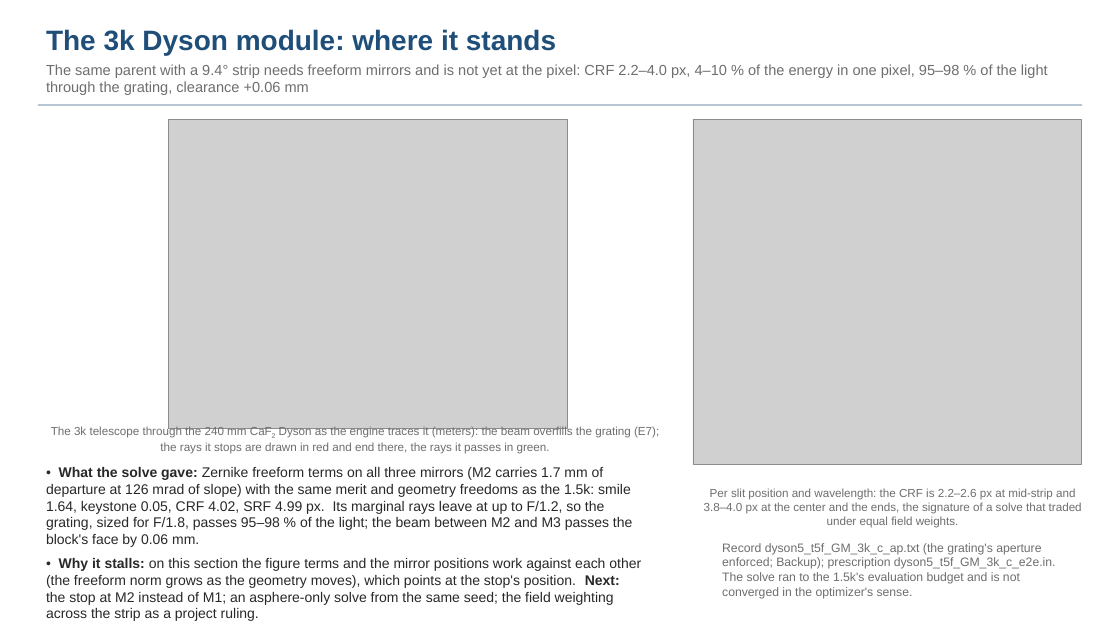
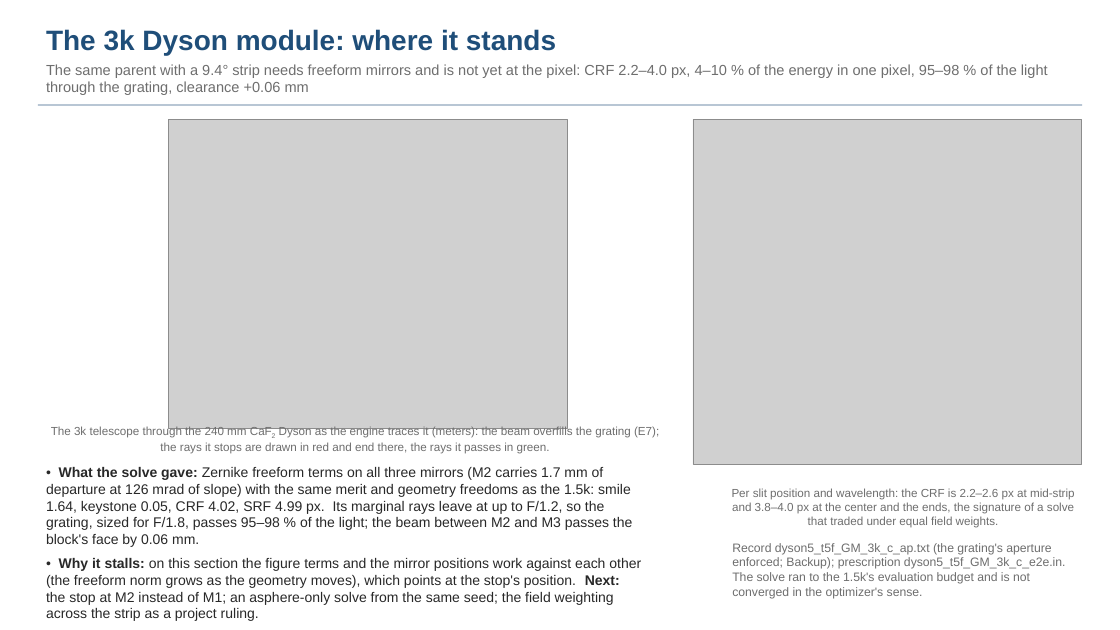
Before and after one commit to nasa-jpl/macos, a slide deck: slide 12 of demo_session/deck_dyson_record.pptx. Drawn at 1120x630 pixels with LibreOffice and Linux fonts; fonts in the diff are those of the drawing; grey boxes stand for pictures. Boxes give left, top, right and bottom in pixels: in the first picture for what was removed or moved away, otherwise in the second. Text is boxed around its words. In the diff, an @@ line names an element or a change of style, - is before the commit and + after.

```diff
--- a/demo_session/deck_dyson_record.pptx
+++ b/demo_session/deck_dyson_record.pptx
@@ text "Per slit position and wavelength: ..." rewrapped from [704, 488, 1082, 528] to [732, 488, 1075, 528] @@
@@ text "Record dyson5_t5f_GM_3k_c_ap.txt (the grating's aperture ...": place and size @@
-text "Record dyson5_t5f_GM_3k_c_ap.txt (the grating's aperture ..." at [722, 543, 1056, 599]
+text "Record dyson5_t5f_GM_3k_c_ap.txt (the grating's aperture ..." at [732, 543, 1066, 599]
```
Also in this commit, not shown: 1 other file.
